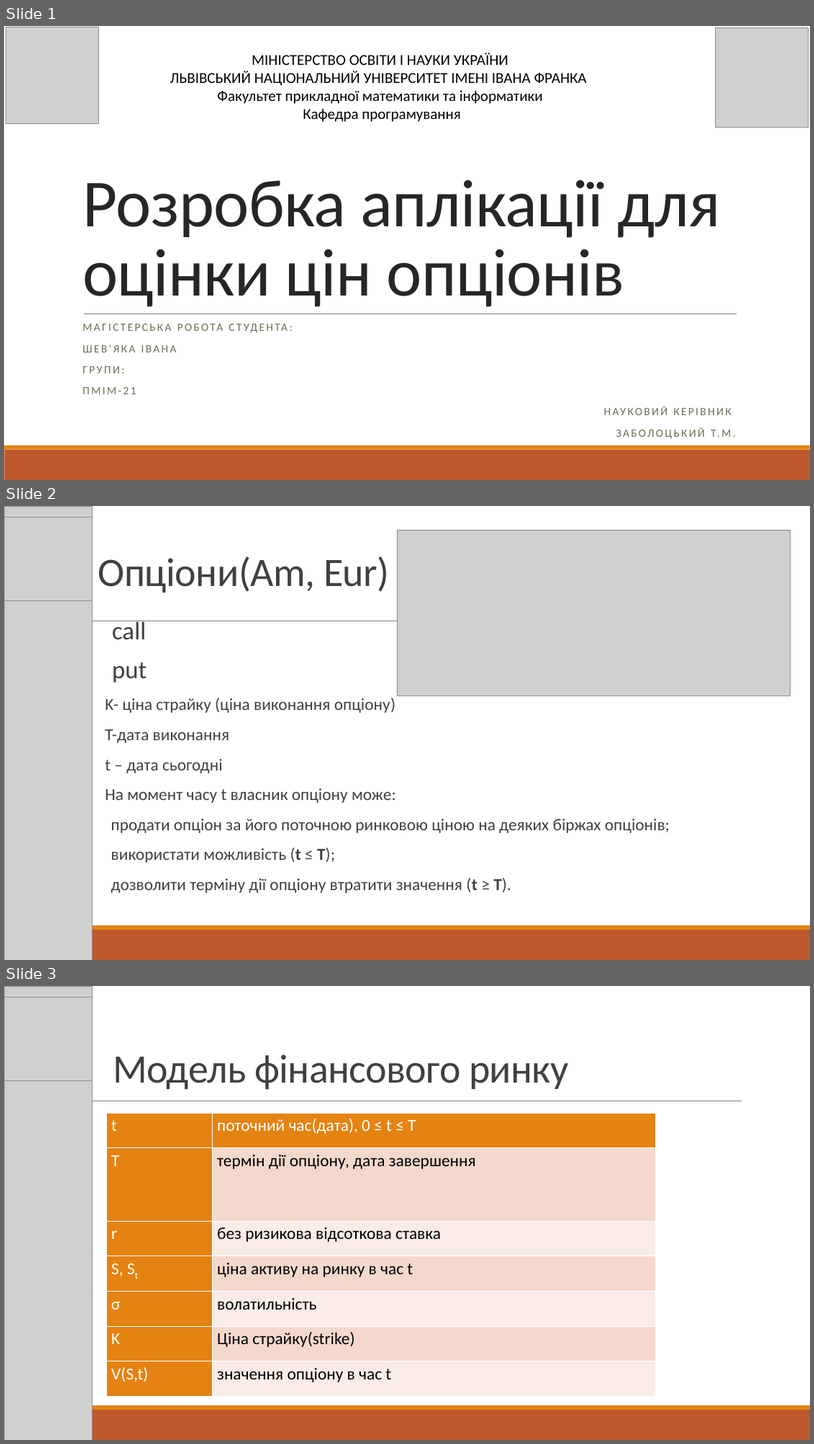
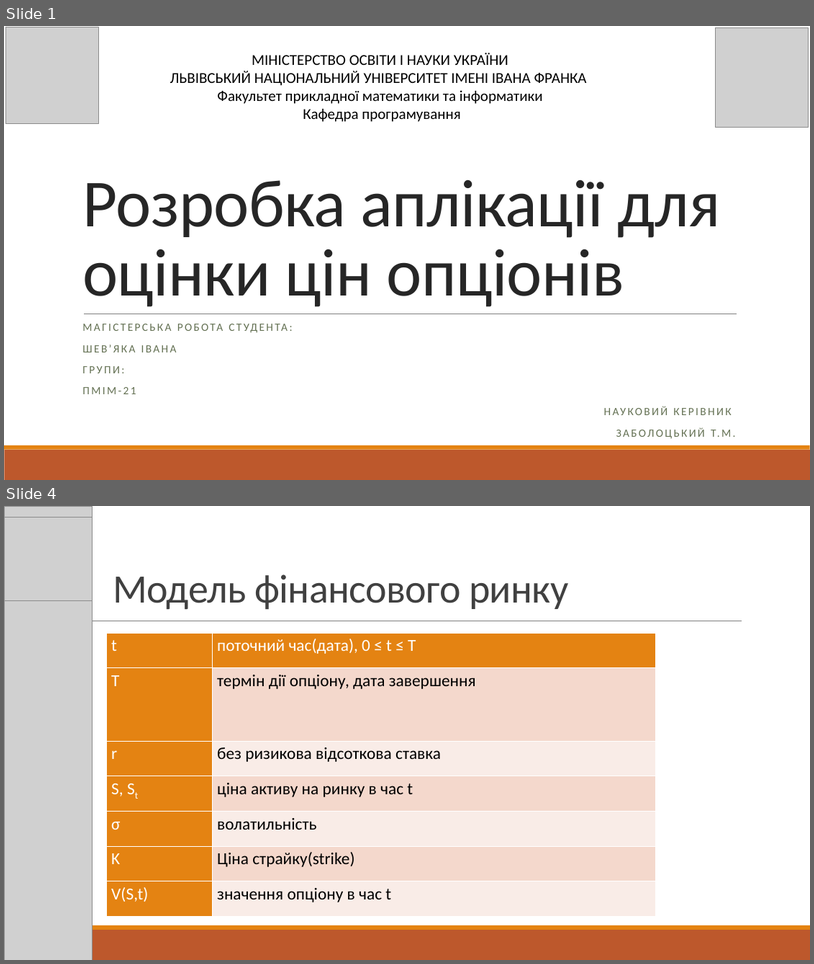
Before and after one commit to ShevHK/Option, a slide deck: Presentation.pptx. Shown one above the other, each under a label of ours: slides 1, 2 and 3 before the commit, slides 1 and 4 after it; the slides between them are not shown. The pictures are 814x1444 and 814x964 pixels, drawn with LibreOffice and Linux fonts; fonts in the diff are those of the drawing; grey boxes stand for pictures. Boxes give left, top, right and bottom in pixels: in the first picture for what was removed or moved away, otherwise in the second. Text is boxed around its words. In the diff, an @@ line names an element or a change of style, - is before the commit and + after.

```diff
--- a/Presentation.pptx
+++ b/Presentation.pptx
@@ slide 2 removed at [4, 506, 810, 960], background #FFFFFF; not listed: 3 template elements that a slide beside it also shows @@
@@ picture removed at [4, 506, 93, 960] @@
@@ picture removed at [4, 518, 93, 601] @@
@@ picture removed at [397, 530, 791, 695] @@
@@ title removed at [98, 556, 389, 592] @@
-Опціони(Am, Eur)
@@ text removed at [105, 620, 670, 893] @@
-  call
-  put
-K- ціна страйку (ціна виконання опціону)
-T-дата виконання
-t – дата сьогодні
-Hа момент часу t власник опціону може:
-  продати опціон за його поточною ринковою ціною на деяких біржах опціонів;
-  використати можливість (t ≤ T);
-  дозволити терміну дії опціону втратити значення (t ≥ T).
@@ what was slide 3 is now slide 4 @@
```
Also in this commit, not shown: 4 slides changed, 2 slides added, 1 other slide removed, 13 other files.
